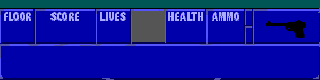
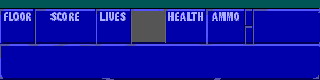
Revision of a layered (320, 80) image; what changed, layer by layer:
added layer "B" above "Pasted Layer" over [266, 20, 306, 38]
